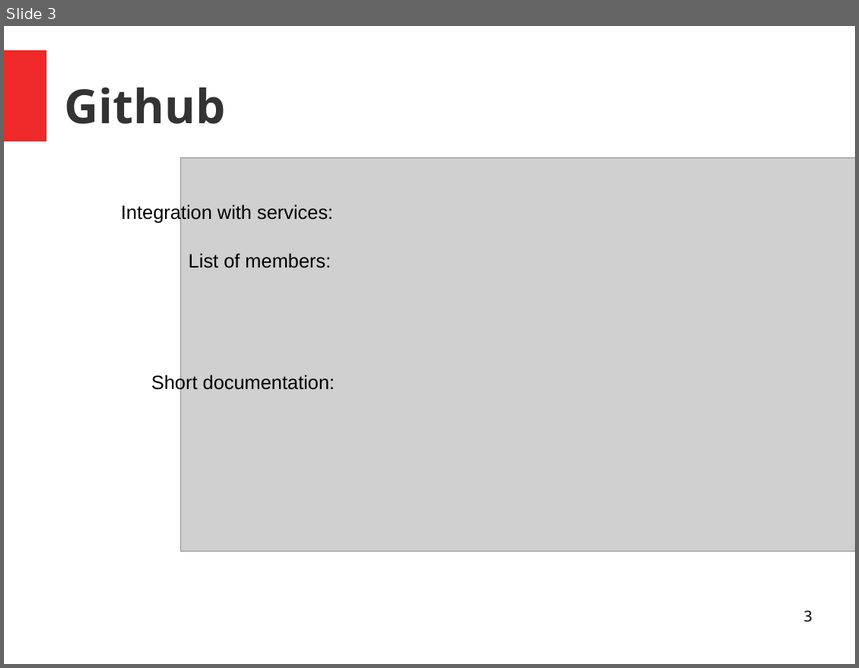
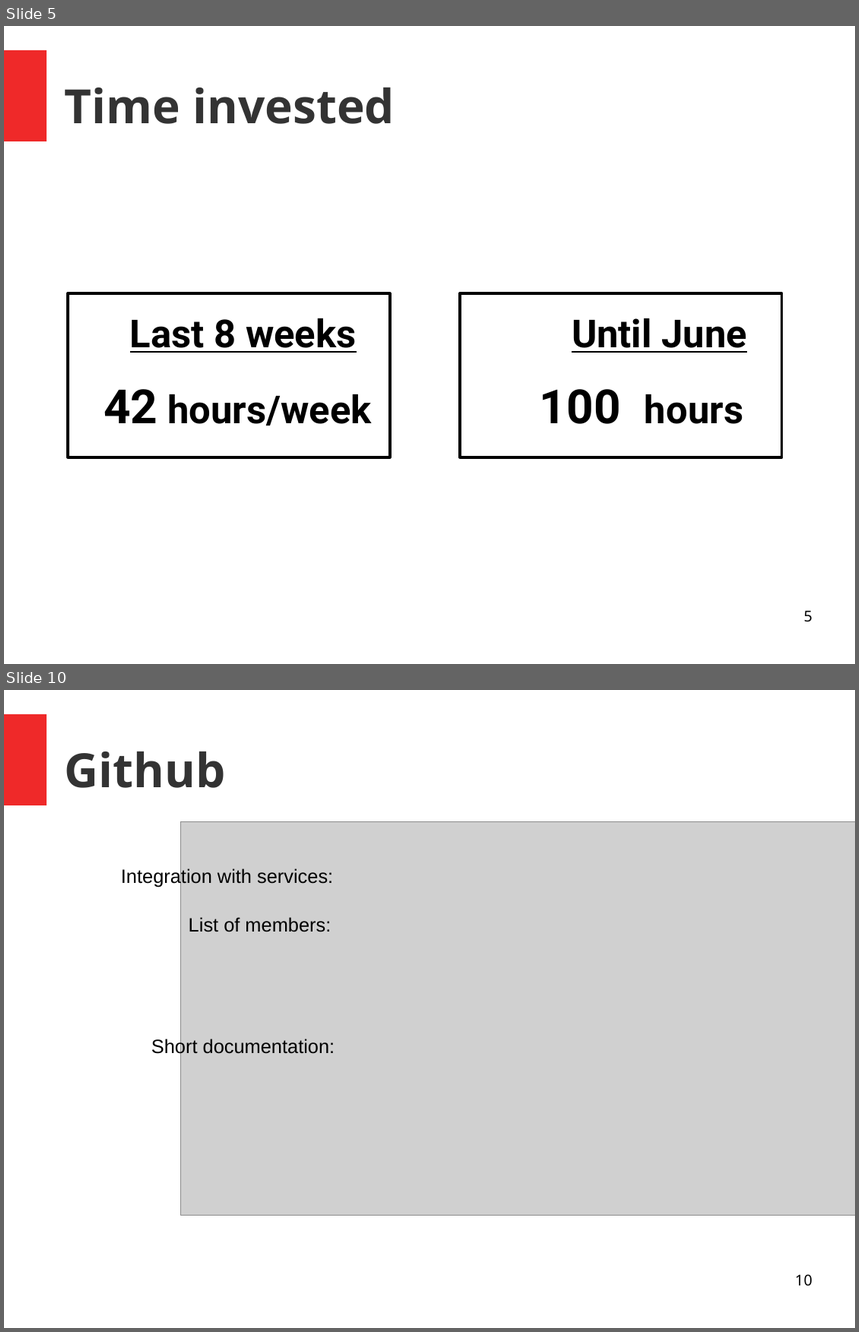
Before and after one commit to unige-pinfo-2019/PInfo3, a slide deck: Docs/Presentations/pres2.odp. Shown one above the other, each under a label of ours: slide 3 before the commit, slides 5 and 10 after it; the slides between them are not shown. The pictures are 859x668 and 859x1332 pixels, drawn with LibreOffice and Linux fonts; fonts in the diff are those of the drawing; grey boxes stand for pictures. Boxes give left, top, right and bottom in pixels: in the first picture for what was removed or moved away, otherwise in the second. Text is boxed around its words. In the diff, an @@ line names an element or a change of style, - is before the commit and + after.

```diff
--- a/Docs/Presentations/pres2.odp
+++ b/Docs/Presentations/pres2.odp
@@ slide 5 added at (4,26,855,664), background #FFFFFF; not listed: 1 template element that a slide beside it also shows @@
@@ title added at (65,88,395,124), 44 pt, text #333333, bold @@
+Time invested
@@ rectangle added at (68,294,390,458), outline #000000 2.3 pt @@
@@ rectangle added at (461,294,782,458), outline #000000 2.3 pt @@
@@ text added at (130,319,356,353), 36 pt, text #000000, bold, underline @@
+Last 8 weeks
@@ text added at (572,319,748,353), 36 pt, text #000000, bold, underline @@
+Until June
@@ text added at (104,389,372,426), 36 pt, text #000000, bold @@
+42 hours/week
@@ text added at (540,389,743,424), 36 pt, text #000000, bold @@
+100 hours
@@ page number added at (804,611,813,623), 14 pt, text #000000 @@
+5
@@ what was slide 3 is now slide 10 @@
@@ page number at (795,1274,813,1286): text changed @@
-3
+10
```
Also in this commit, not shown: 5 slides changed, 6 other slides added, 7 slides removed, 3 other files.
